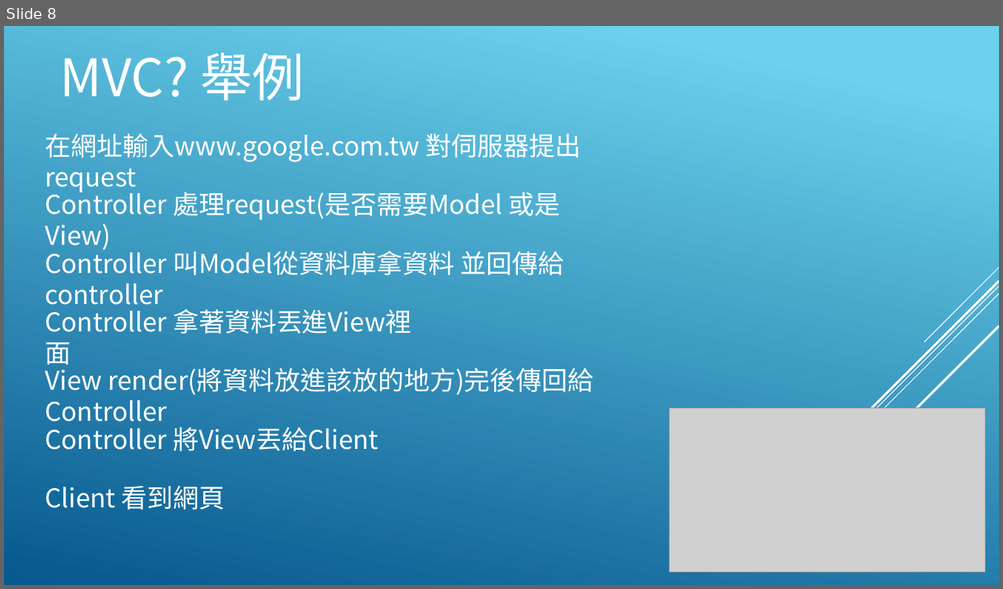
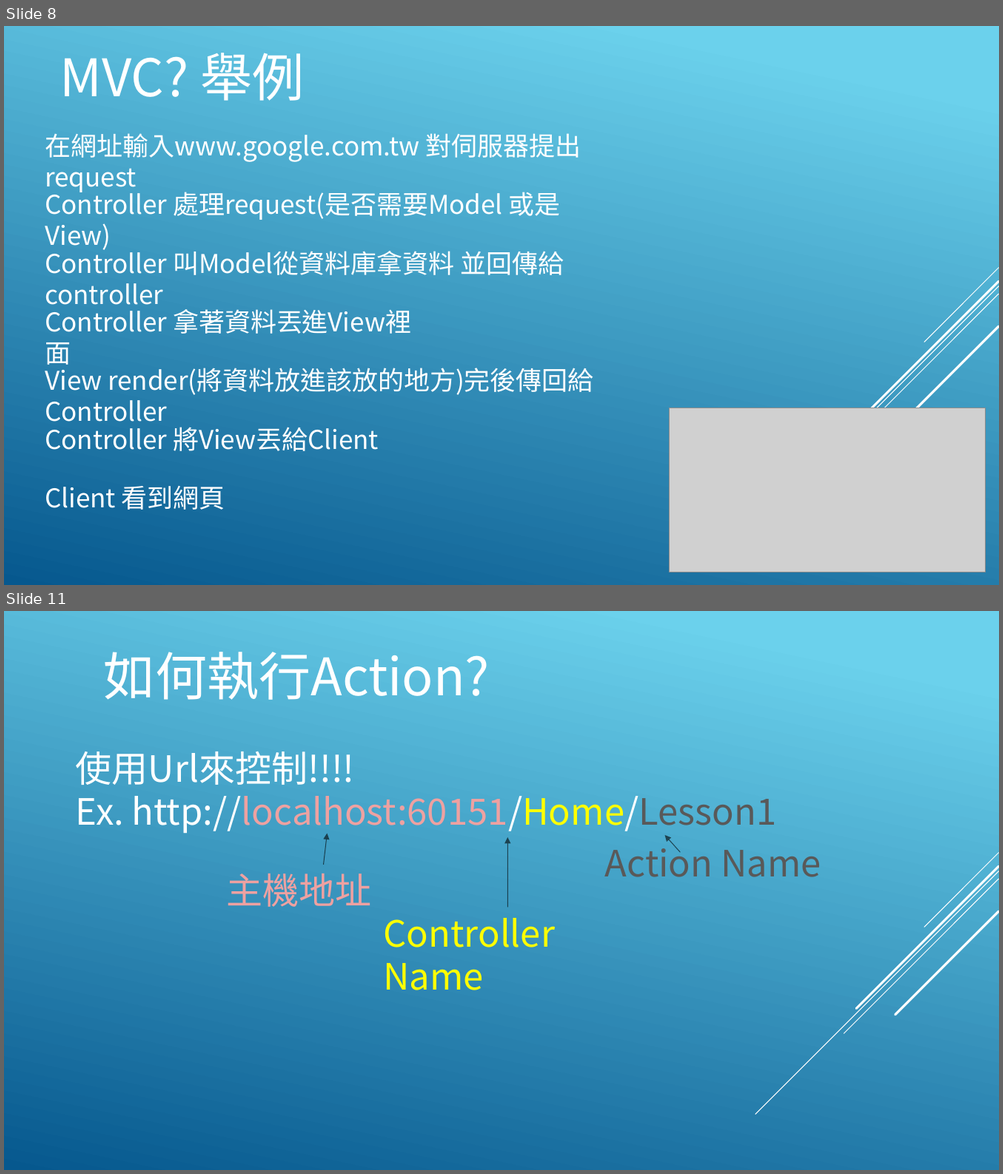
Before and after one commit to a28283878/Lesson, a slide deck: Lesson2.pptx. Shown one above the other, each under a label of ours: slide 8 before the commit, slides 8 and 11 after it; the slides between them are not shown. The pictures are 1003x589 and 1003x1174 pixels, drawn with LibreOffice and Linux fonts; fonts in the diff are those of the drawing; grey boxes stand for pictures. Boxes give left, top, right and bottom in pixels: in the first picture for what was removed or moved away, otherwise in the second. Text is boxed around its words. In the diff, an @@ line names an element or a change of style, - is before the commit and + after.

```diff
--- a/Lesson2.pptx
+++ b/Lesson2.pptx
@@ slide 11 added at box(4, 611, 999, 1170), background gradient #6ED2EB to #06588E; not listed: 5 template elements that a slide beside it also shows @@
@@ text added at box(103, 652, 489, 700), 50 pt, text #FFFFFF @@
+如何執行Action?
@@ text added at box(76, 752, 777, 834), 35 pt, text #FFFFFF @@
+使用Url來控制!!!!
+Ex. http://localhost:60151/Home/Lesson1
@@ arrow added from (324, 865) to (327, 833), #000000 0.75 pt @@
@@ arrow added from (508, 907) to (508, 838), #000000 0.75 pt @@
@@ text added at box(605, 840, 822, 877), 35 pt, text #595959 @@
+Action Name
@@ arrow added from (680, 853) to (665, 835), #000000 0.75 pt @@
@@ text added at box(226, 874, 371, 907), 35 pt, text #EEA1A1 @@
+主機地址
@@ text added at box(384, 918, 555, 991), 35 pt, text #FFFF00 @@
+Controller Name
```
Also in this commit, not shown: 4 other slides added, 1 other file.
